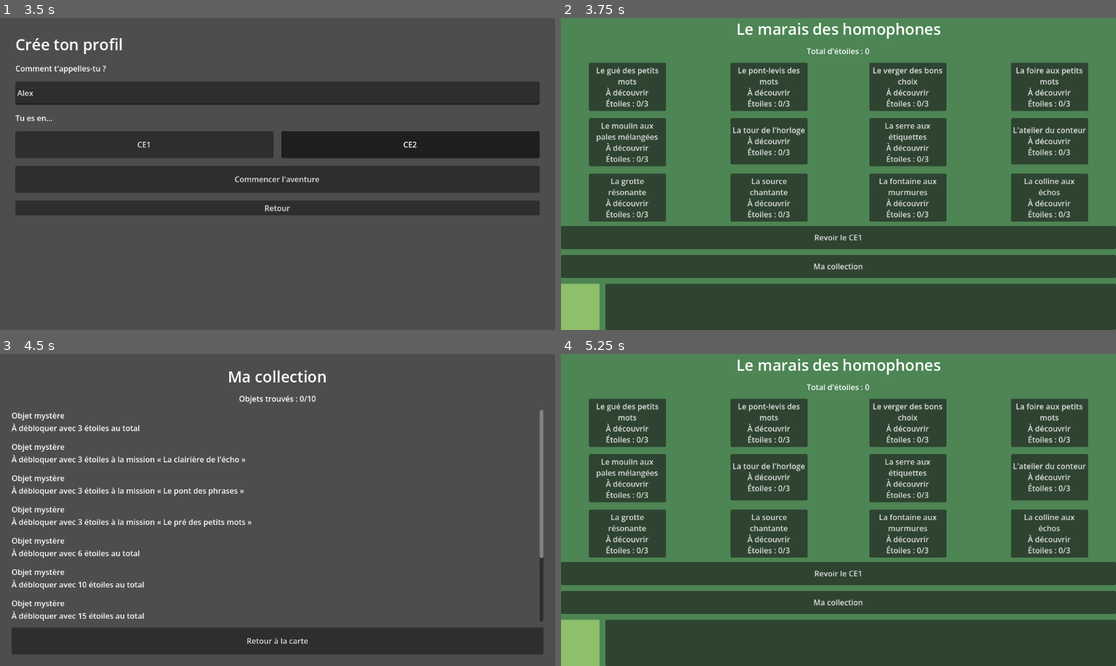
Above: before the commit, frames 1-4 (two rows, left to right).
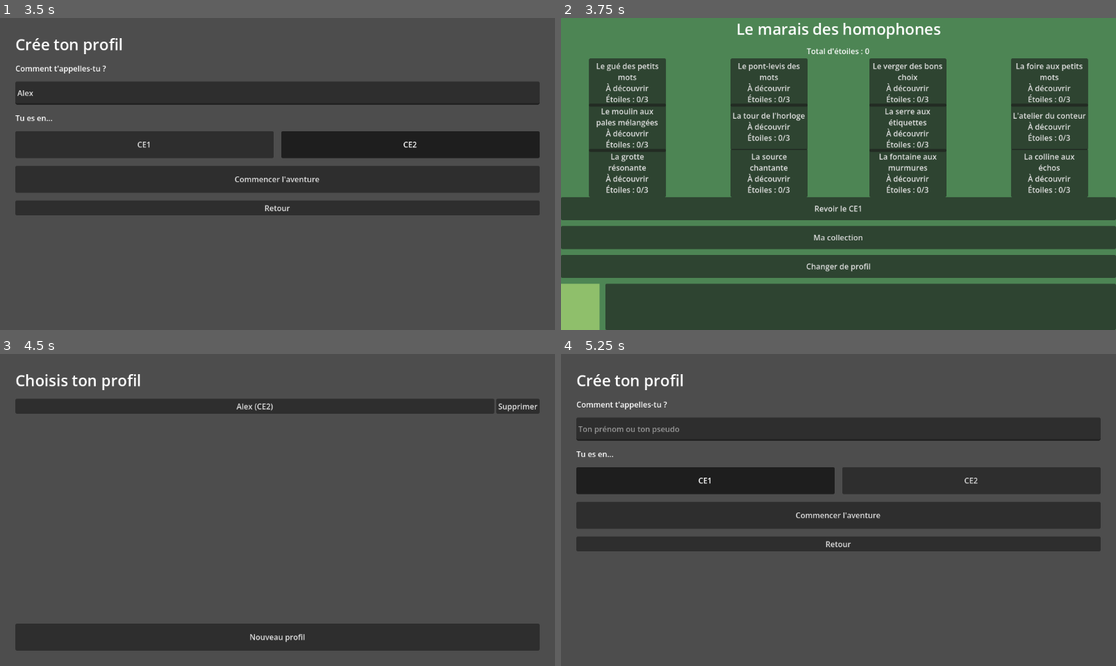
Above: after the commit, the same moments.

Repository: deunix-educ/aventuriers-des-mots
Game: Godot game, scene res://scenes/boot/boot.tscn
Two runs of this game, one before a commit and one after it. Both use one fixed random seed, a clock stepped at 60 frames per second and the inputs below.
Inputs (mouse positions are in pixels of both pictures, inside the frame that each line leads up to):
- Up to frame 1 (3.5 s): click "Nouveau profil" at 0.5 s; click (277, 92) at 1.27 s; type "Alex" at 1.35 s; click "CE1" at 2 s; click "CE2" at 2.75 s
- Up to frame 2 (3.75 s): click "Commencer l'aventure" at 3.5 s
- Up to frame 3 (4.5 s): click (277, 603) at 4.25 s, where only the run after the commit has a clickable "Changer de profil"
- Up to frame 4 (5.25 s): click (838, 641) at 5 s, where only the run before the commit has a clickable "Retour à la carte"

Frame 1 is identical in both runs. In frame 2, 14% of the frame differs, in the area x 0-100%, y 12-82%; in frame 3, 11%; in frame 4, 89%, in the area x 0-100%, y 0-100%.

Commit message:
Add way back to profile selection and abandoning a mission
World map gets a "Changer de profil" button (saves first). During a
mission, a header button asks for confirmation then leaves without
stars or items; attempts already made stay recorded and are saved.

Co-Authored-By: Claude Sonnet 5.5 <noreply@anthropic.com>

Diff:
--- a/data/localization/fr.json
+++ b/data/localization/fr.json
@@ -34,6 +34,12 @@
   "exercise_host.continue_button": "Continuer",
   "exercise_host.finish_mission_button": "Terminer la mission",
   "exercise_host.progress_label": "Exercice",
+  "exercise_host.abandon_button": "Quitter la mission",
+  "exercise_host.abandon_confirm_title": "Quitter la mission ?",
+  "exercise_host.abandon_confirm_message": "Tu pourras la recommencer plus tard. Les étoiles de cette mission ne seront pas gagnées.",
+  "exercise_host.abandon_confirm_yes": "Oui, quitter",
+  "exercise_host.abandon_confirm_no": "Non, continuer",
+  "world_map.change_profile_button": "Changer de profil",
   "feedback_panel.correct_title": "Bravo !",
   "feedback_panel.incorrect_title": "Pas tout à fait",
   "feedback_panel.hint_label": "Indice :",
--- a/scenes/exercises/exercise_host.gd
+++ b/scenes/exercises/exercise_host.gd
@@ -29,6 +29,8 @@
 @onready var _exercise_container: Control = %ExerciseContainer
 @onready var _overlay_container: Control = %OverlayContainer
 @onready var _progress_label: Label = %ProgressLabel
+@onready var _abandon_button: Button = %AbandonButton
+@onready var _abandon_confirm_dialog: ConfirmationDialog = %AbandonConfirmDialog
 
 
 ## Accesseurs reserves aux tests d'integration (scenes/exercises/
@@ -50,11 +52,33 @@
 
 
 func _ready() -> void:
+    _abandon_button.text = UIText.get_text("exercise_host.abandon_button")
+    _abandon_button.pressed.connect(_on_abandon_pressed)
+    _abandon_confirm_dialog.title = UIText.get_text("exercise_host.abandon_confirm_title")
+    _abandon_confirm_dialog.dialog_text = UIText.get_text("exercise_host.abandon_confirm_message")
+    _abandon_confirm_dialog.ok_button_text = UIText.get_text("exercise_host.abandon_confirm_yes")
+    _abandon_confirm_dialog.cancel_button_text = UIText.get_text("exercise_host.abandon_confirm_no")
+    _abandon_confirm_dialog.confirmed.connect(_on_abandon_confirmed)
+
     _mission = ExerciseEngine.get_mission(GameManager.pending_mission_id)
     _rule = ExerciseEngine.get_rule(_mission["rule_id"])
     _skill_id = _rule.get("skill", "")
     _current_difficulty = ProgressManager.next_difficulty_for_skill(_skill_id, 1)
     _show_rule_panel()
+
+
+func _on_abandon_pressed() -> void:
+    _abandon_confirm_dialog.popup_centered()
+
+
+## Quitter une mission ne rapporte ni etoile ni objet et n'est jamais compte
+## comme un echec. Les tentatives deja faites restent enregistrees (ce sont de
+## vraies observations d'apprentissage) et sont sauvegardees avant de partir.
+func _on_abandon_confirmed() -> void:
+    ProgressManager.save_now()
+    GameManager.pending_mission_id = ""
+    GameManager.last_outcomes = []
+    GameManager.goto(GameManager.SCENE_WORLD_MAP)
 
 
 func _show_rule_panel() -> void:
--- a/scenes/exercises/exercise_host.tscn
+++ b/scenes/exercises/exercise_host.tscn
@@ -11,27 +11,12 @@
 grow_vertical = 2
 script = ExtResource("1")
 
-[node name="HeaderBar" type="MarginContainer" parent="."]
-layout_mode = 1
-anchor_right = 1.0
-offset_bottom = 40.0
-grow_horizontal = 2
-theme_override_constants/margin_left = 16
-theme_override_constants/margin_top = 8
-theme_override_constants/margin_right = 16
-theme_override_constants/margin_bottom = 8
-
-[node name="ProgressLabel" type="Label" parent="HeaderBar"]
-unique_name_in_owner = true
-layout_mode = 2
-horizontal_alignment = 2
-
 [node name="ExerciseContainer" type="Control" parent="."]
 unique_name_in_owner = true
 layout_mode = 1
 anchor_right = 1.0
 anchor_bottom = 1.0
-offset_top = 40.0
+offset_top = 48.0
 grow_horizontal = 2
 grow_vertical = 2
 
@@ -44,3 +29,32 @@
 grow_horizontal = 2
 grow_vertical = 2
 mouse_filter = 2
+
+[node name="HeaderBar" type="MarginContainer" parent="."]
+layout_mode = 1
+anchor_right = 1.0
+offset_bottom = 48.0
+grow_horizontal = 2
+theme_override_constants/margin_left = 16
+theme_override_constants/margin_top = 8
+theme_override_constants/margin_right = 16
+theme_override_constants/margin_bottom = 8
+
+[node name="HBox" type="HBoxContainer" parent="HeaderBar"]
+layout_mode = 2
+
+[node name="AbandonButton" type="Button" parent="HeaderBar/HBox"]
+unique_name_in_owner = true
+layout_mode = 2
+
+[node name="Spacer" type="Control" parent="HeaderBar/HBox"]
+layout_mode = 2
+size_flags_horizontal = 3
+
+[node name="ProgressLabel" type="Label" parent="HeaderBar/HBox"]
+unique_name_in_owner = true
+layout_mode = 2
+horizontal_alignment = 2
+
+[node name="AbandonConfirmDialog" type="ConfirmationDialog" parent="."]
+unique_name_in_owner = true
--- a/scenes/world/world_map.gd
+++ b/scenes/world/world_map.gd
@@ -16,6 +16,7 @@
 @onready var _level_toggle_button: Button = %LevelToggleButton
 @onready var _total_stars_label: Label = %TotalStarsLabel
 @onready var _collection_button: Button = %CollectionButton
+@onready var _profile_button: Button = %ProfileButton
 
 
 func _ready() -> void:
@@ -24,6 +25,8 @@
     _level_toggle_button.pressed.connect(_on_level_toggle_pressed)
     _collection_button.text = UIText.get_text("world_map.collection_button")
     _collection_button.pressed.connect(_on_collection_pressed)
+    _profile_button.text = UIText.get_text("world_map.change_profile_button")
+    _profile_button.pressed.connect(_on_change_profile_pressed)
     _refresh()
 
 
@@ -47,6 +50,13 @@
 
     for mission: Dictionary in ExerciseEngine.get_missions_for_level(_viewed_level):
         _map_area.add_child(_build_marker(mission))
+
+
+## Revient au choix du profil sans rien perdre : la progression est ecrite
+## avant de quitter la carte (le profil se rechargera a la prochaine selection).
+func _on_change_profile_pressed() -> void:
+    ProgressManager.save_now()
+    GameManager.goto(GameManager.SCENE_PROFILE_SELECT)
 
 
 func _on_collection_pressed() -> void:
--- a/scenes/world/world_map.tscn
+++ b/scenes/world/world_map.tscn
@@ -56,6 +56,11 @@
 layout_mode = 2
 custom_minimum_size = Vector2(0, 48)
 
+[node name="ProfileButton" type="Button" parent="VBox"]
+unique_name_in_owner = true
+layout_mode = 2
+custom_minimum_size = Vector2(0, 48)
+
 [node name="Guide" type="Control" parent="VBox" instance=ExtResource("2")]
 unique_name_in_owner = true
 layout_mode = 2
--- /dev/null
+++ b/tests/exercises/test_exercise_host_abandon.gd
@@ -0,0 +1,50 @@
+extends GutTest
+## Quitter une mission en cours : confirmation demandee, aucune etoile ni
+## aucun objet, jamais compte comme un echec. Le changement de scene n'est
+## pas observe ici (voir point 14 de docs/specs/decisions.md).
+
+var _profile_id: String = ""
+
+
+func before_each() -> void:
+    _profile_id = ProfileManager.create_profile("Test", "CE1")
+    ProfileManager.select_profile(_profile_id)
+    GameManager.pending_mission_id = "mission_01_pre_des_mots"
+
+
+func after_each() -> void:
+    ProfileManager.delete_profile(_profile_id)
+    GameManager.pending_mission_id = ""
+    GameManager.last_outcomes = []
+
+
+func _open_host() -> Control:
+    var host: Control = load("res://scenes/exercises/exercise_host.tscn").instantiate()
+    add_child_autofree(host)
+    await wait_process_frames(1)
+    return host
+
+
+func test_abandon_asks_for_confirmation_before_leaving() -> void:
+    var host: Control = await _open_host()
+
+    var dialog: ConfirmationDialog = host.get_node("%AbandonConfirmDialog")
+    assert_false(dialog.visible)
+    assert_eq((host.get_node("%AbandonButton") as Button).text, "Quitter la mission")
+
+    host.get_node("%AbandonButton").pressed.emit()
+    await wait_process_frames(1)
+
+    assert_true(dialog.visible, "la confirmation doit s'afficher avant de quitter")
+    assert_eq(GameManager.pending_mission_id, "mission_01_pre_des_mots", "pas encore parti")
+
+
+func test_confirmed_abandon_gives_no_stars_and_clears_the_mission() -> void:
+    var host: Control = await _open_host()
+
+    host.get_node("%AbandonConfirmDialog").confirmed.emit()
+
+    assert_eq(GameManager.pending_mission_id, "")
+    assert_eq(ProgressManager.stars(), 0)
+    assert_eq(ProgressManager.mission_best_stars("mission_01_pre_des_mots"), 0)
+    assert_eq(ProgressManager.owned_items(), [])
--- a/tests/world/test_world_map.gd
+++ b/tests/world/test_world_map.gd
@@ -43,3 +43,12 @@
     toggle.pressed.emit()
     await wait_process_frames(1)
     assert_eq(map.get_node("%MapArea").get_child_count(), 12)
+
+
+func test_map_offers_a_way_back_to_the_profile_selection() -> void:
+    var map := _open_map_for("CE1")
+    await wait_process_frames(1)
+
+    var button: Button = map.get_node("%ProfileButton")
+    assert_true(button.visible)
+    assert_eq(button.text, UIText.get_text("world_map.change_profile_button"))
